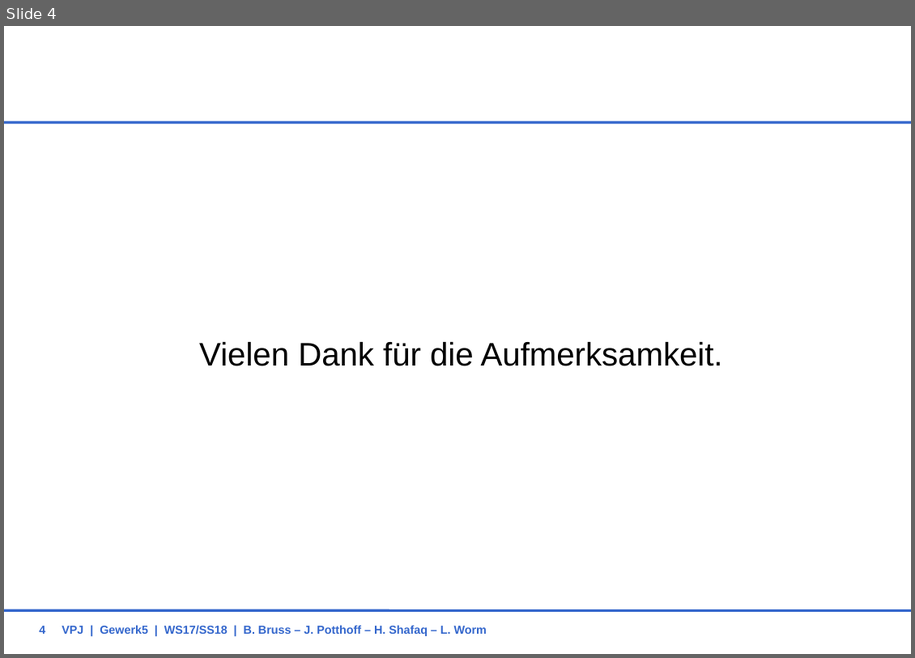
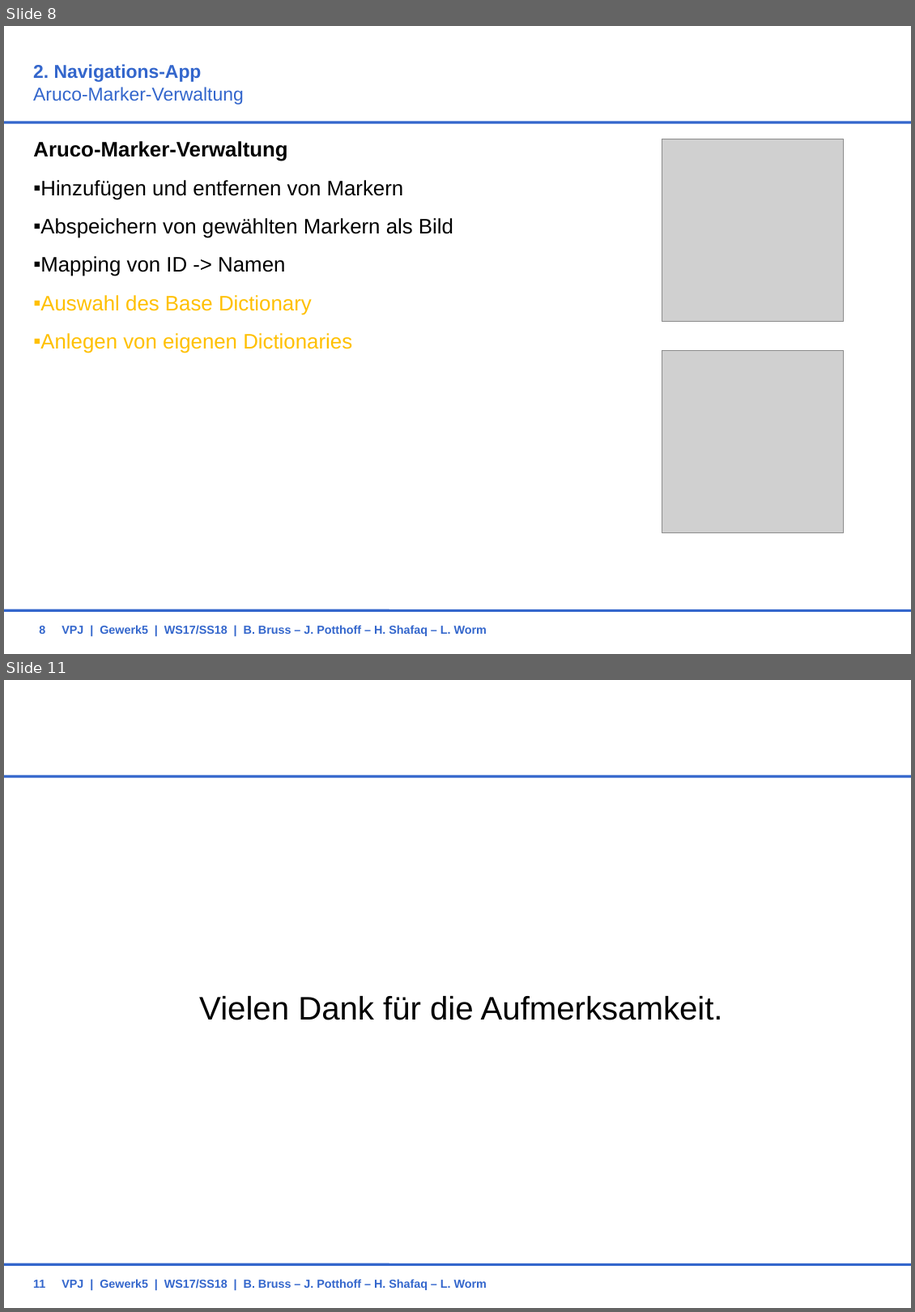
Before and after one commit to BBRUSS/VPJW17G5, a slide deck: 11_Orga/ZwischenPraesentation.ppt. Shown one above the other, each under a label of ours: slide 4 before the commit, slides 8 and 11 after it; the slides between them are not shown. The pictures are 915x658 and 915x1312 pixels, drawn with LibreOffice and Linux fonts; fonts in the diff are those of the drawing; grey boxes stand for pictures; background and template pictures are left out. Boxes give left, top, right and bottom in pixels: in the first picture for what was removed or moved away, otherwise in the second. Text is boxed around its words. In the diff, an @@ line names an element or a change of style, - is before the commit and + after.

Commit message:
Einfügen Folien Navigation

```diff
--- a/11_Orga/ZwischenPraesentation.ppt
+++ b/11_Orga/ZwischenPraesentation.ppt
@@ slide 8 added at (4,26,911,654), background #FFFFFF; not listed: 2 template elements that a slide beside it also shows @@
@@ title added at (33,64,244,105), 16 pt, text #3366CC @@
+2. Navigations-App
+Aruco-Marker-Verwaltung
@@ text added at (33,141,454,353), 18 pt, text #000000 @@
+  Aruco-Marker-Verwaltung
+  ▪ Hinzufügen und entfernen von Markern
+  ▪ Abspeichern von gewählten Markern als Bild
+  ▪ Mapping von ID -> Namen
+  ▪ Auswahl des Base Dictionary
+  ▪ Anlegen von eigenen Dictionaries
@@ picture added at (662,139,843,321) @@
@@ picture added at (662,351,843,532) @@
@@ page number added at (39,625,45,634), 10 pt, text #3366CC, bold @@
+8
@@ text added at (62,625,487,636), 10 pt, text #3366CC, bold @@
+VPJ | Gewerk5 | WS17/SS18 | B. Bruss – J. Potthoff – H. Shafaq – L. Worm
@@ what was slide 4 is now slide 11 @@
@@ page number at (33,1279,45,1288): text changed @@
-4
+11
```
Also in this commit, not shown: 6 other slides added.
